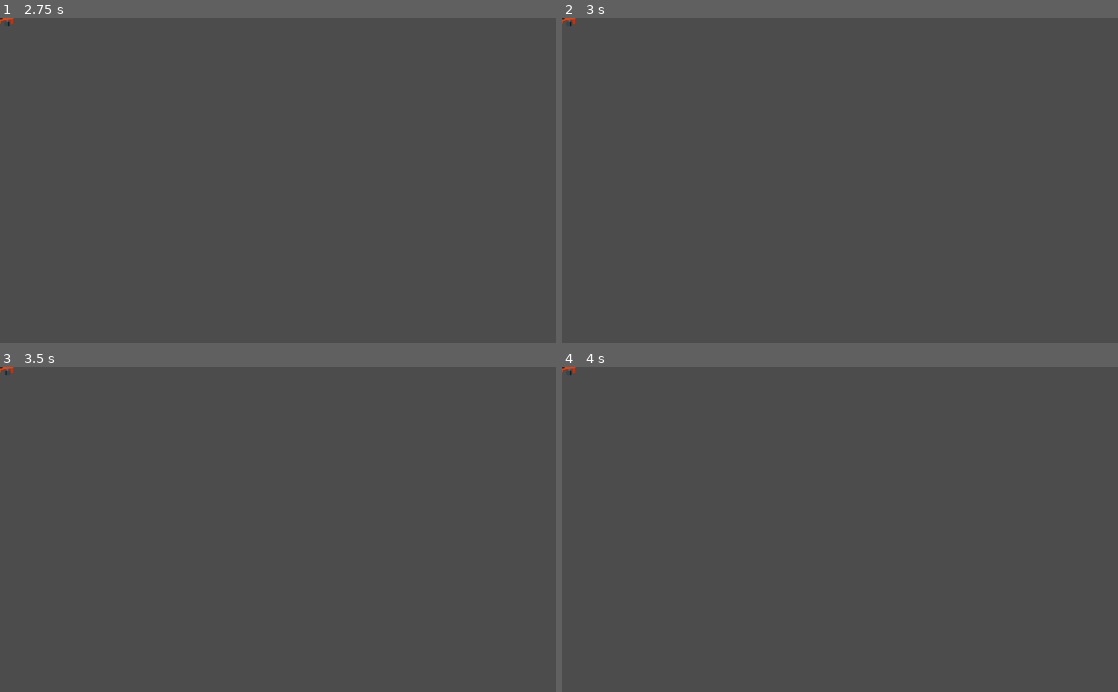
Above: before the commit, frames 1-4 (two rows, left to right).
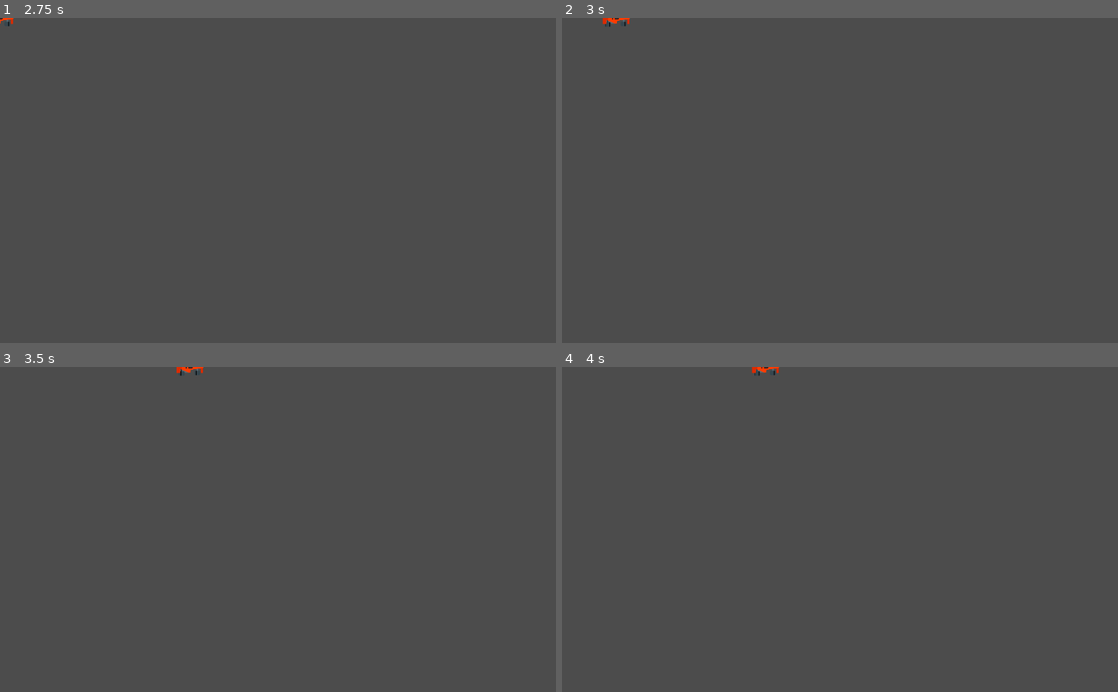
Above: after the commit, the same moments.

Repository: Wendelize/FysikProjekt
Game: Godot game, scene res://Car.tscn
Same seed, same stepped clock (60 frames per second), same inputs: the game is played once before the commit and once after it.
Inputs:
- Up to frame 1 (2.75 s): tap Enter at 0.5 s; hold Right (ui_right) 0.53-1.28 s; hold Left (ui_left) 1.28-2.03 s; tap Space at 2 s; hold Right (ui_right) from 2.03 s (still down)
- Up to frame 2 (3 s): release Right (ui_right) at 2.78 s; hold Up (ui_up) from 2.78 s (still down)
- Up to frame 3 (3.5 s): keep holding Up (ui_up)
- Up to frame 4 (4 s): release Up (ui_up) at 3.53 s; hold Left (ui_left) from 3.53 s (still down)

Frame 1 is identical in both runs. In frame 2, 0.1% of the frame differs, in the area x 0-13%, y 0-3%; in frame 3, 0.1%; in frame 4, 0.1%, in the area x 0-40%, y 0-3%.

Commit message:
Bilen kör, va kul
Fixade så bilen kör

Diff:
--- a/Project/Car.gd
+++ b/Project/Car.gd
@@ -19,7 +19,7 @@
 		turn -= 1
 	steerAngle = turn * deg2rad(angle)
 	dir = Vector2.ZERO
-	if Input.is_action_pressed("accalerate"):
+	if Input.is_action_pressed("ui_up"):
 		dir = transform.x * speed
 
 func calculate_steering(delta):
